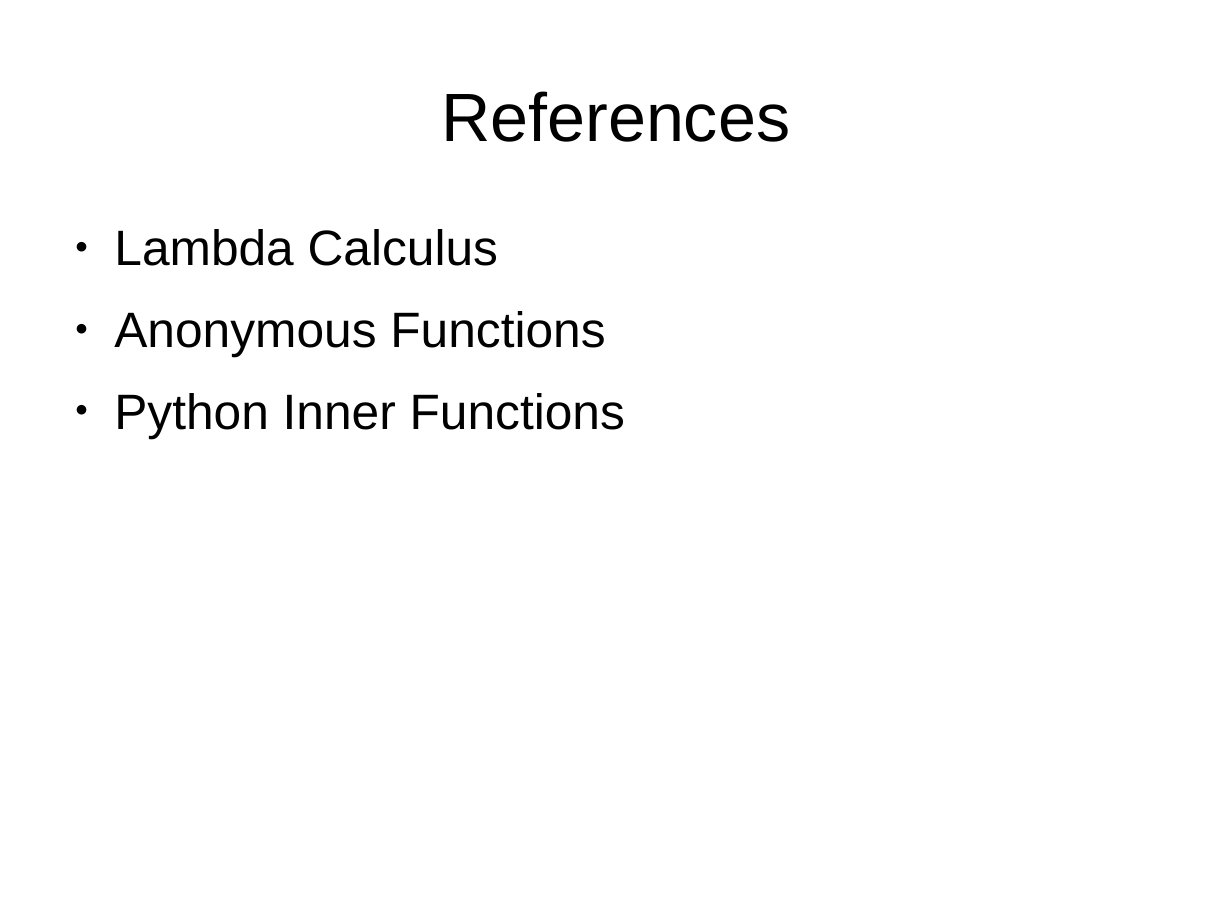
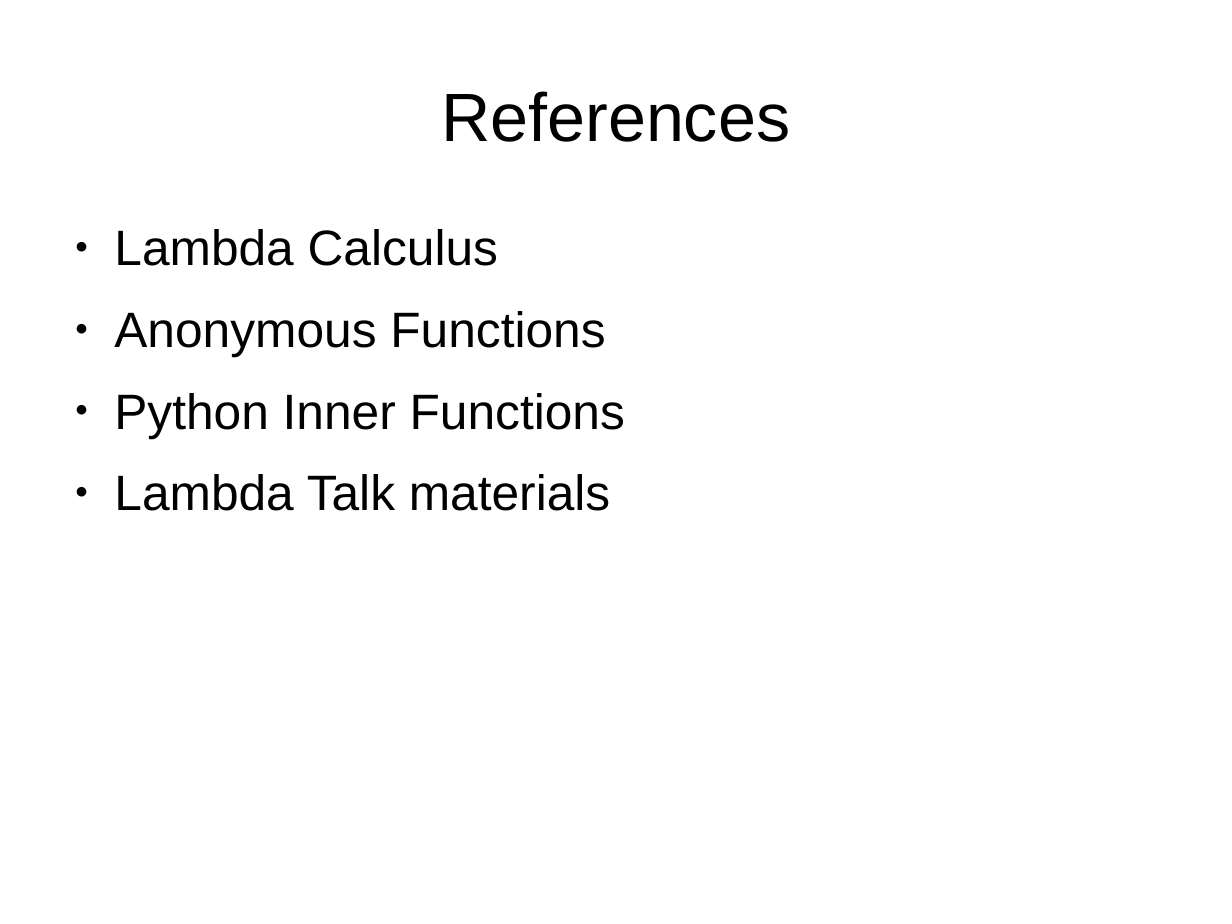
Before and after one commit to cjungmann/lambda_talk, a slide deck: slide 16 of lambda.odp (slide 13 before the commit). Drawn at 1232x924 pixels with LibreOffice and Linux fonts; fonts in the diff are those of the drawing. Boxes give left, top, right and bottom in pixels: in the first picture for what was removed or moved away, otherwise in the second. Text is boxed around its words. In the diff, an @@ line names an element or a change of style, - is before the commit and + after.

```diff
--- a/lambda.odp
+++ b/lambda.odp
@@ text at (114, 474, 610, 511): paragraph added @@
+● Lambda Talk materials
```
Also in this commit, not shown: 5 other slides changed, 4 slides added, 1 slide removed.
